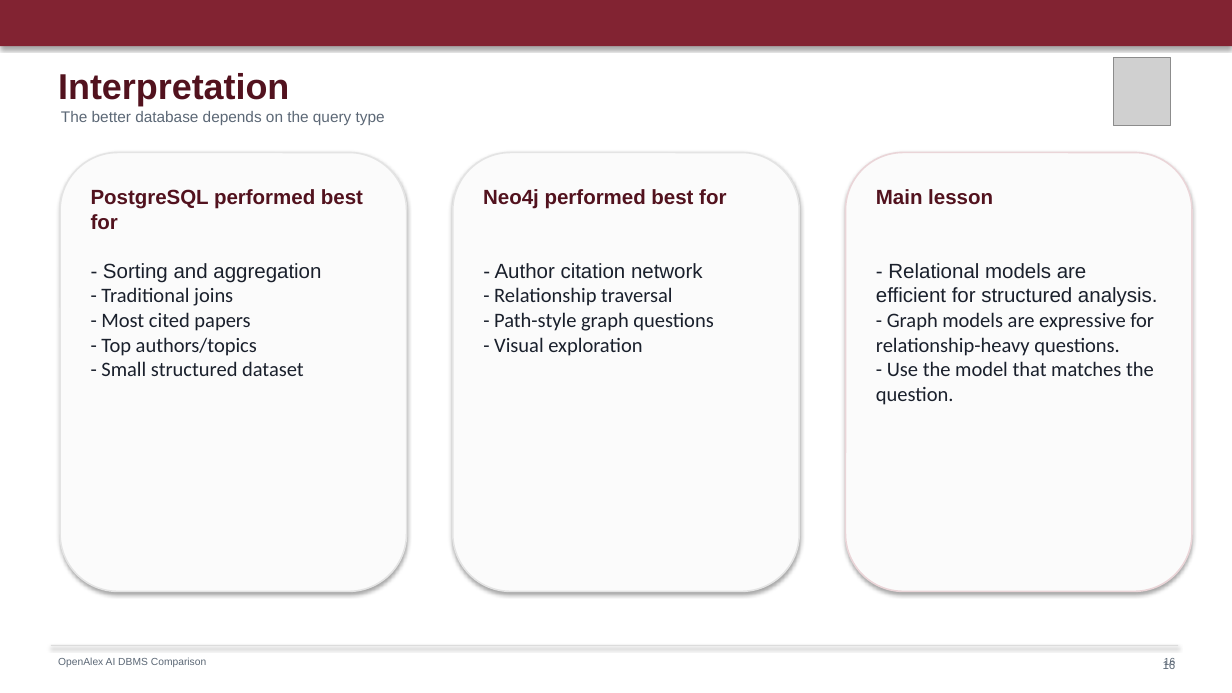
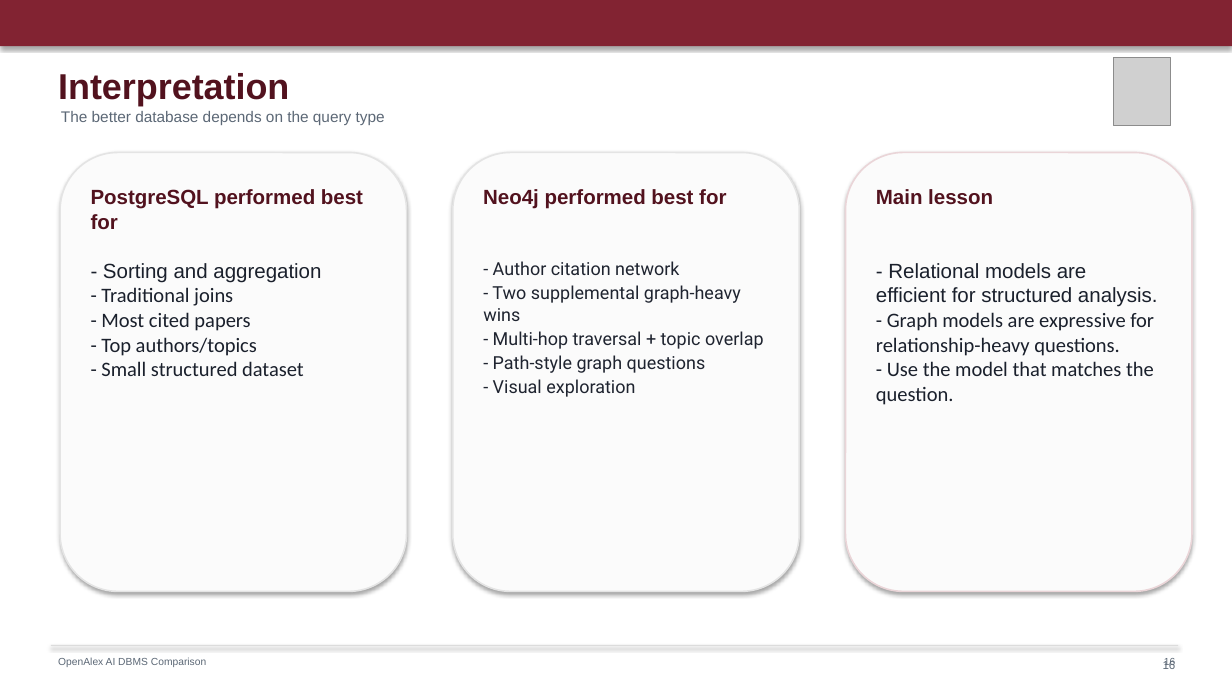
Before and after one commit to hamzaabedlkadr-b/openalex-ai-db-comparison, a slide deck: slide 16 of docs/OpenAlex_DBMS_Comparison_Sapienza.pptx. Drawn at 1232x693 pixels with LibreOffice and Linux fonts; fonts in the diff are those of the drawing; grey boxes stand for pictures. Boxes give left, top, right and bottom in pixels: in the first picture for what was removed or moved away, otherwise in the second. Text is boxed around its words. In the diff, an @@ line names an element or a change of style, - is before the commit and + after.

Commit message:
Add graph-focused benchmark analysis

```diff
--- a/docs/OpenAlex_DBMS_Comparison_Sapienza.pptx
+++ b/docs/OpenAlex_DBMS_Comparison_Sapienza.pptx
@@ text at (483,261,764,397): text changed; size 16 to 14 pt; font Calibri to Roboto; text colour #1A202C to #1F2430 @@
-- Author citation network
-- Relationship traversal
-- Path-style graph questions
-- Visual exploration
+- Author citation network
+- Two supplemental graph-heavy wins
+- Multi-hop traversal + topic overlap
+- Path-style graph questions
+- Visual exploration
```
Also in this commit, not shown: 1 other slide changed, 1 slide added, 10 other files.
